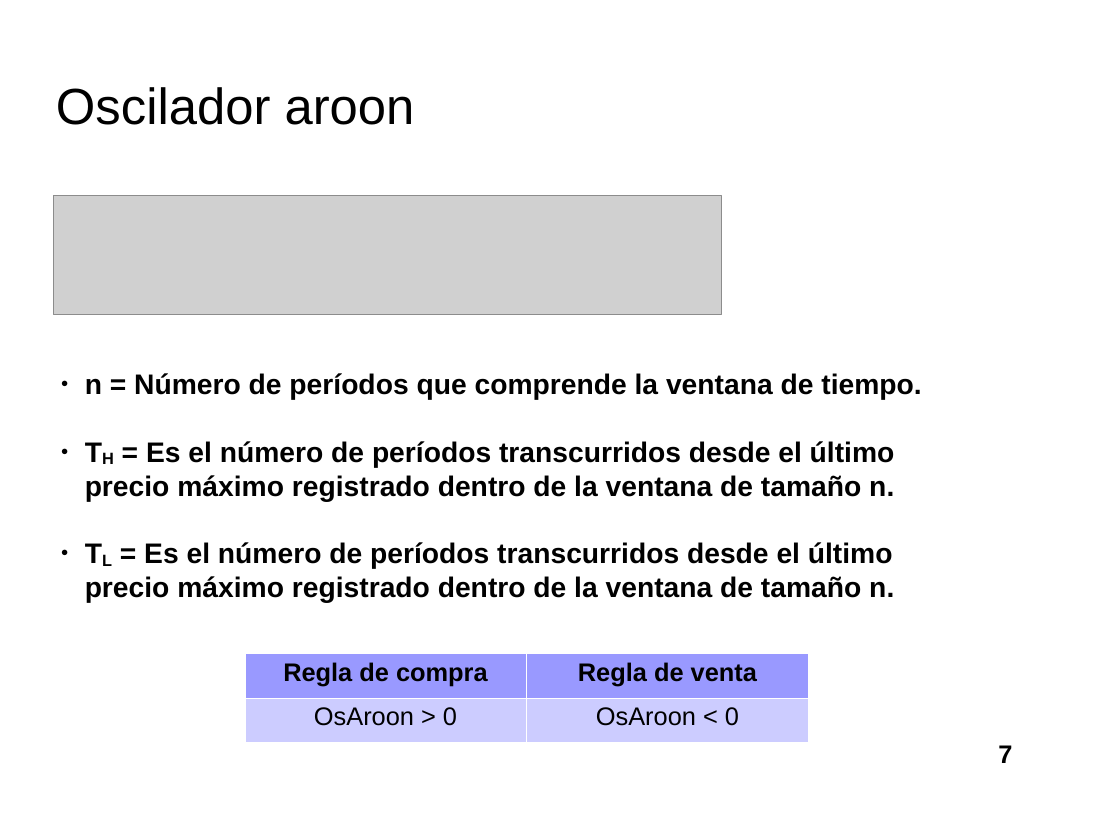
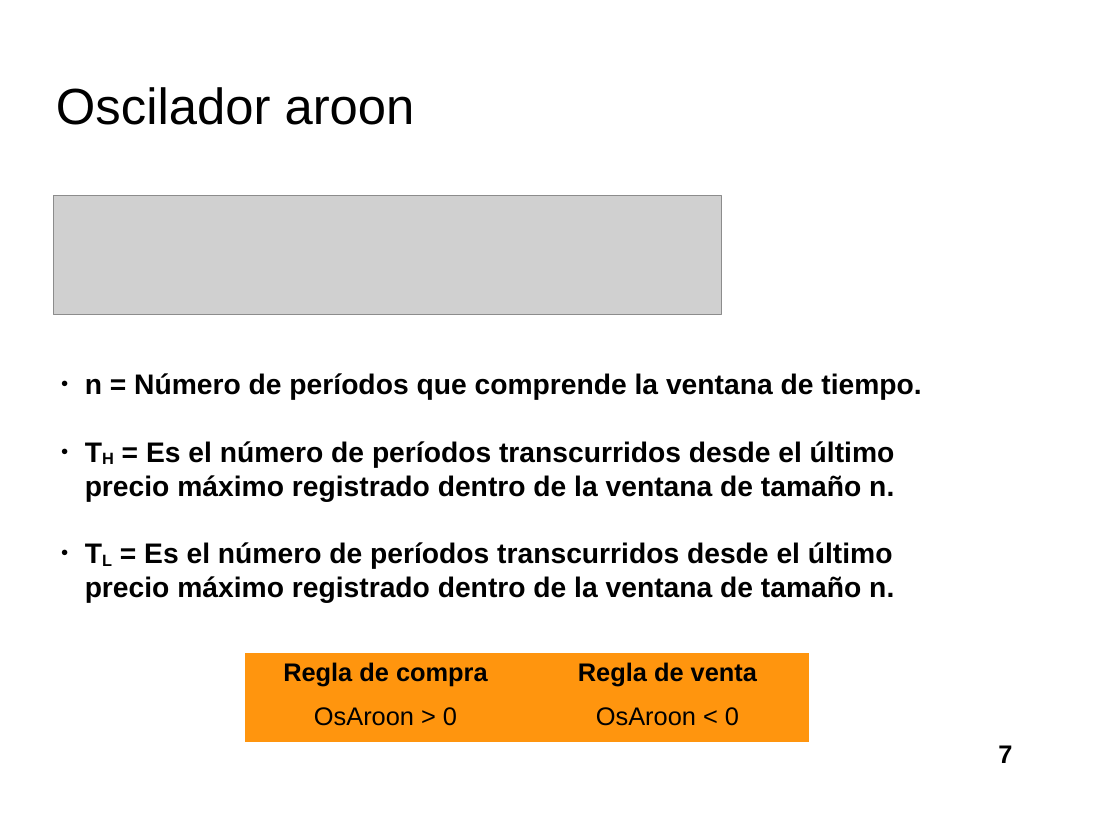
Before and after one commit to davidrmh/Thesis, a slide deck: slide 7 of presentaciones_finales/presentacion_seminario_B19.odp. Drawn at 1120x840 pixels with LibreOffice and Linux fonts; fonts in the diff are those of the drawing; grey boxes stand for pictures; background and template pictures are left out. Boxes give left, top, right and bottom in pixels: in the first picture for what was removed or moved away, otherwise in the second. Text is boxed around its words. In the diff, an @@ line names an element or a change of style, - is before the commit and + after.

```diff
--- a/presentaciones_finales/presentacion_seminario_B19.odp
+++ b/presentaciones_finales/presentacion_seminario_B19.odp
@@ table at (245,654,810,742) @@
@@ fill #9999FF to #FF950E in row 1 @@
@@ fill #CCCCFF to #FF950E in row 2 @@
@@ borders changed @@
```
Also in this commit, not shown: 13 other slides changed, 1 slide added.
